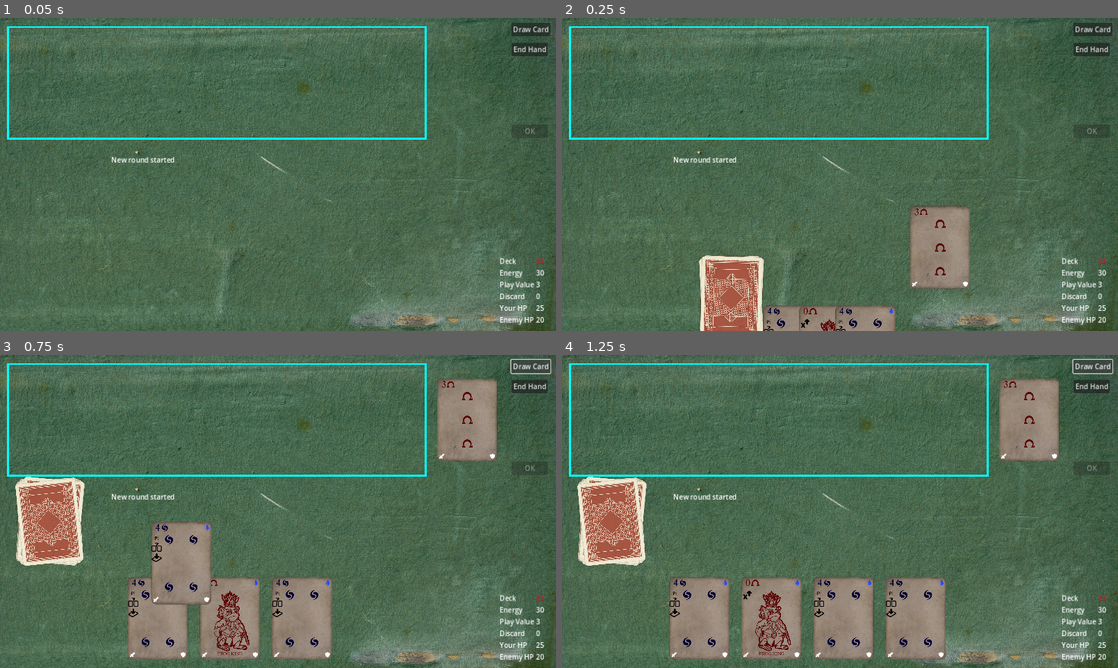
Above: before the commit, frames 1-4 (two rows, left to right).
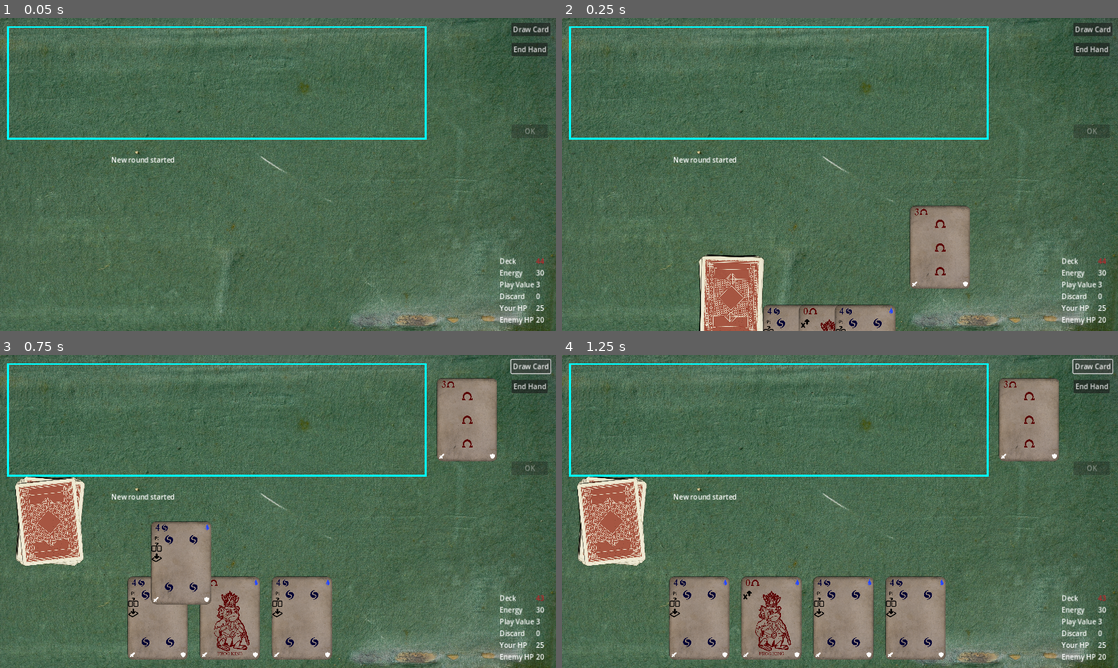
Above: after the commit, the same moments.

Repository: TicklesTheBrain/CardBuilder
Game: Godot game, scene res://game.tscn
Same seed, same stepped clock (60 frames per second), same inputs: the game is played once before the commit and once after it.
Inputs:
- Up to frame 1 (0.05 s): no input
- Up to frame 2 (0.25 s): no input
- Up to frame 3 (0.75 s): click "Draw Card" at 0.5 s
- Up to frame 4 (1.25 s): no input

Frame 1 is identical in both runs. In frame 2, 0.2% of the frame differs, in the area x 24-73%, y 59-100%; in frame 3, 0.3%; in frame 4, 0.4%, in the area x 2-89%, y 7-96%.

Commit message:
added shadows when dragging

Diff:
--- a/card.tscn
+++ b/card.tscn
@@ -12,6 +12,13 @@
 [ext_resource type="Texture2D" uid="uid://bla3ernwtj6x" path="res://assets/cardBacks/BlueC.png" id="8_uifly"]
 [ext_resource type="Texture2D" uid="uid://8xme0g568yvc" path="res://assets/cardBacks/BlueD.png" id="9_yf1aw"]
 
+[sub_resource type="StyleBoxFlat" id="StyleBoxFlat_ff4vj"]
+bg_color = Color(0, 0, 0, 0.482353)
+corner_radius_top_left = 14
+corner_radius_top_right = 14
+corner_radius_bottom_right = 14
+corner_radius_bottom_left = 14
+
 [sub_resource type="StyleBoxFlat" id="StyleBoxFlat_1040s"]
 bg_color = Color(0.992157, 0.992157, 0.992157, 0.803922)
 
@@ -20,10 +27,14 @@
 [sub_resource type="RectangleShape2D" id="RectangleShape2D_nwt7q"]
 size = Vector2(141, 192)
 
-[node name="Card" type="Node2D" node_paths=PackedStringArray("cardShape", "cardImageRect", "detailedInfoRoot", "valueLabel", "costLa …(310 unchanged characters)…
+[node name="Card" type="Node2D" node_paths=PackedStringArray("cardShape", "cardImageRect", "offsetNode", "detailedInfoRoot", "valueLabel", "costLa …(310 unchanged characters)…
 script = ExtResource("1_lql06")
 cardShape = NodePath("CardShape")
 cardImageRect = NodePath("CardImageRect")
+maxShadowOffset = Vector2(20, 20)
+shadowOffsetGrowTime = 0.3
+shadowOffsetShrinkTime = 1.0
+offsetNode = NodePath("ShadowOffset")
 backsRed = Array[Texture2D]([ExtResource("2_fj55x"), ExtResource("3_trcic"), ExtResource("4_m25as"), ExtResource("5_1je0t")])
 backsBlue = Array[Texture2D]([ExtResource("6_pfduv"), ExtResource("7_da838"), ExtResource("8_uifly"), ExtResource("9_yf1aw")])
 detailedInfoRoot = NodePath("CardImageRect/Detailed Info")
@@ -45,6 +56,22 @@
 defenceLabel = NodePath("CardImageRect/Detailed Info/Info/BottomMargin/Bottom Info/MarginContainer/Defence")
 selectedColor = Color(0.231373, 0.290196, 0.839216, 1)
 
+[node name="ShadowOffset" type="Node2D" parent="."]
+
+[node name="Shadow" type="Panel" parent="ShadowOffset"]
+anchors_preset = 8
+anchor_left = 0.5
+anchor_top = 0.5
+anchor_right = 0.5
+anchor_bottom = 0.5
+offset_left = -70.0
+offset_top = -96.0
+offset_right = 69.0
+offset_bottom = 95.0
+grow_horizontal = 2
+grow_vertical = 2
+theme_override_styles/panel = SubResource("StyleBoxFlat_ff4vj")
+
 [node name="CardImageRect" type="TextureRect" parent="."]
 anchors_preset = 8
 anchor_left = 0.5
--- a/cardInterfaceStuff/PlayAreaController.gd
+++ b/cardInterfaceStuff/PlayAreaController.gd
@@ -1,7 +1,5 @@
 extends Area2D
 
-@export var positionController: CardPositionController
-@export var shape: CollisionShape2D
 var cardsInPlayArea: Array[CardDisplay] = []
 
 func _ready():
--- a/cardInterfaceStuff/cardDisplay.gd
+++ b/cardInterfaceStuff/cardDisplay.gd
@@ -5,6 +5,20 @@
 
 @export var cardShape: Area2D
 @export var cardImageRect: TextureRect
+
+@export_group("Shadow stuff")
+@export var maxShadowOffset: Vector2
+@export var minShadowOffset: Vector2 = Vector2(0,0)
+@export var shadowOffsetGrowTime: float
+@export var shadowOffsetShrinkTime: float
+@export var offsetNode: Node2D
+var prevPosition: Vector2
+var shadowTimer: float = 0
+var shadowGrow: bool = false:
+	set(new):
+		if new != shadowGrow:
+			shadowTimer = 0
+		shadowGrow = new
 
 @export_group("Card Back Stuff")
 @export var backsRed: Array[Texture2D]
@@ -149,10 +163,20 @@
 	updateTextField(onDrawTextLabel, effectDict.onDraw, "[b]Draw:[/b] ")
 	updateTextField(startMatchTextLabel, effectDict.startMatch, "[b]Start:[/b] ")
 
-func _process(_delta):
-
+func _process(delta):
+
+	shadowTimer += delta
 	if dragged:
 		position = get_viewport().get_mouse_position() - mouseOffset
+		shadowGrow = true
+	else:
+		shadowGrow = false
+
+	if shadowGrow:
+		offsetNode.position = clamp(lerp(minShadowOffset, maxShadowOffset, shadowTimer / shadowOffsetGrowTime), minShadowOffset, maxShadowOffset)
+	else:
+		offsetNode.position = clamp(lerp(offsetNode.position, minShadowOffset, shadowTimer / shadowOffsetShrinkTime), minShadowOffset, maxShadowOffset)
+
 
 func onClick():
 	InputLord.cardClicked.emit(self)
--- a/pocket.tscn
+++ b/pocket.tscn
@@ -100,8 +100,9 @@
 overrideRevealed = true
 addToTopWhenFeeding = false
 
-[node name="PocketDynamicPosition" type="Node2D" parent="." node_paths=PackedStringArray("logicalContainer", "canvasLayer")]
+[node name="PocketDynamicPosition" type="Node2D" parent="." node_paths=PackedStringArray("cardAreas", "logicalContainer", "canvasLayer")]
 script = ExtResource("2_sxrrm")
+cardAreas = [NodePath("ShapeSmall"), NodePath("ShapeMid"), NodePath("ShapeBig"), NodePath("ShapeFull")]
 logicalContainer = NodePath("../PocketContainer")
 canvasLayer = NodePath("..")
 
Not shown: 1 places in card.tscn that only renumber resources
